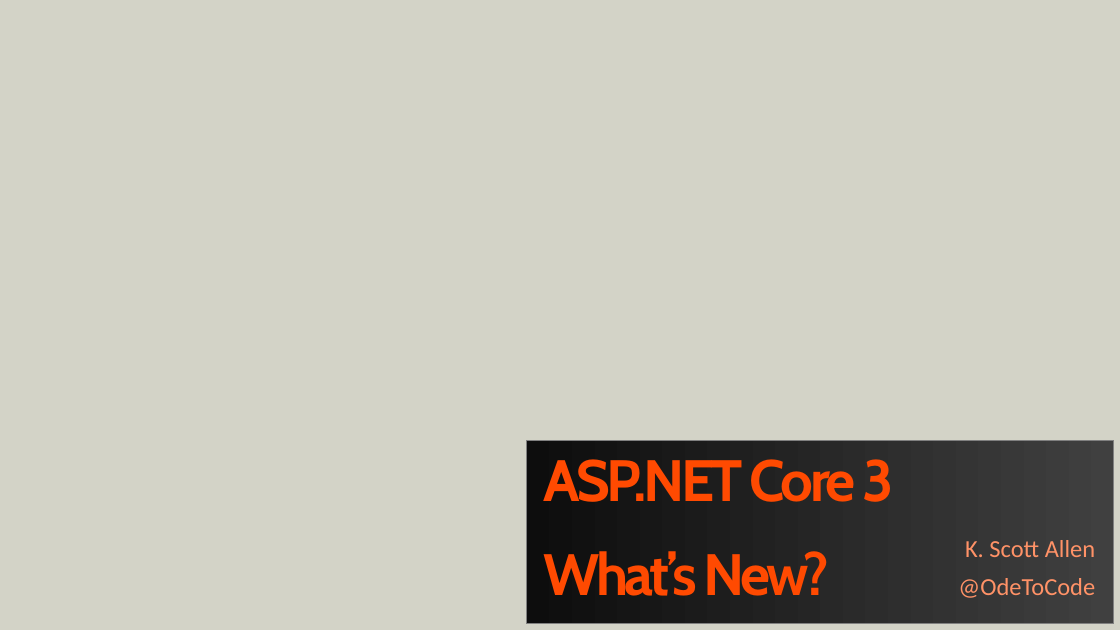
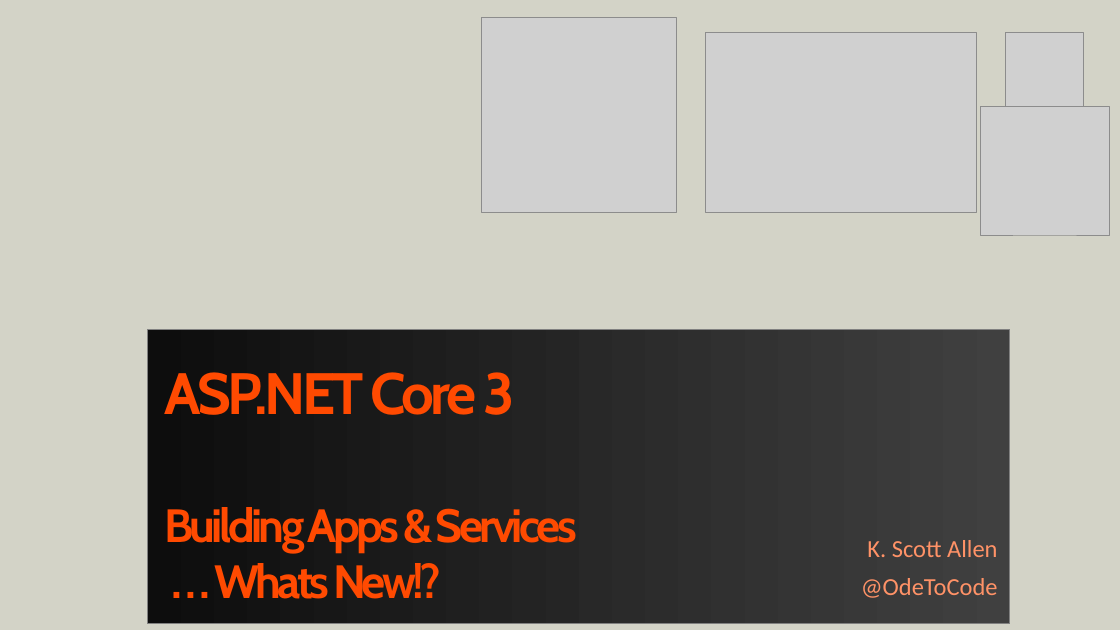
Before and after one commit to OdeToCode/classes, a slide deck: slide 1 of presentations/aspnetcore3-whatsnew/aspnetcore3-whatsnew.pptx. Drawn at 1120x630 pixels with LibreOffice and Linux fonts; fonts in the diff are those of the drawing; grey boxes stand for pictures. Boxes give left, top, right and bottom in pixels: in the first picture for what was removed or moved away, otherwise in the second. Text is boxed around its words. In the diff, an @@ line names an element or a change of style, - is before the commit and + after.

```diff
--- a/presentations/aspnetcore3-whatsnew/aspnetcore3-whatsnew.pptx
+++ b/presentations/aspnetcore3-whatsnew/aspnetcore3-whatsnew.pptx
@@ picture added at [481,18,677,213] @@
@@ picture added at [706,33,976,213] @@
@@ picture added at [1006,33,1084,111] @@
@@ picture added at [981,106,1109,234] @@
@@ title "ASP.NET Core 3 Building Apps ...": place and size @@
-title "ASP.NET Core 3 Building Apps ..." at [527,440,1114,623]
+title "ASP.NET Core 3 Building Apps ..." at [148,330,1010,623]
@@ title at [164,372,577,599]: text changed; size 50 to 40 pt @@
-ASP.NET Core 3
-What’s New?
+ASP.NET Core 3
+Building Apps & Services
+. . . Whats New!?
@@ subtitle "K. Scott Allen": place and size @@
-subtitle "K. Scott Allen" at [958,540,1095,598]
+subtitle "K. Scott Allen" at [861,540,998,598]
```
Also in this commit, not shown: 1 slide added, 1 other file.
